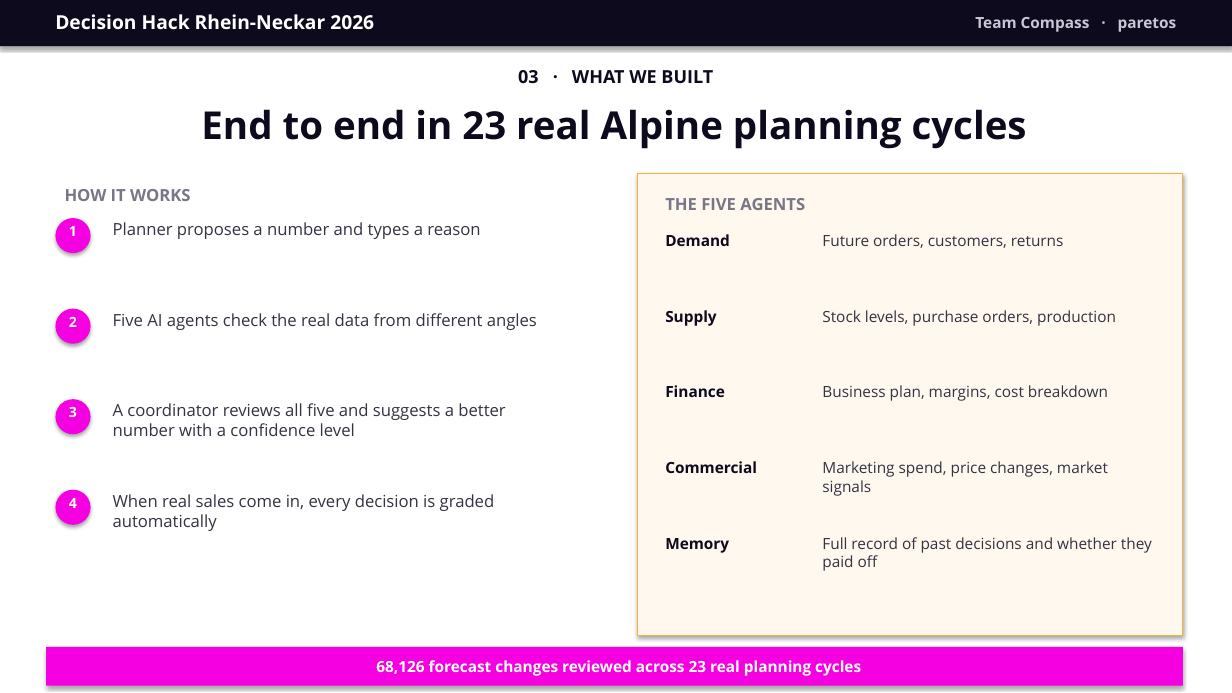
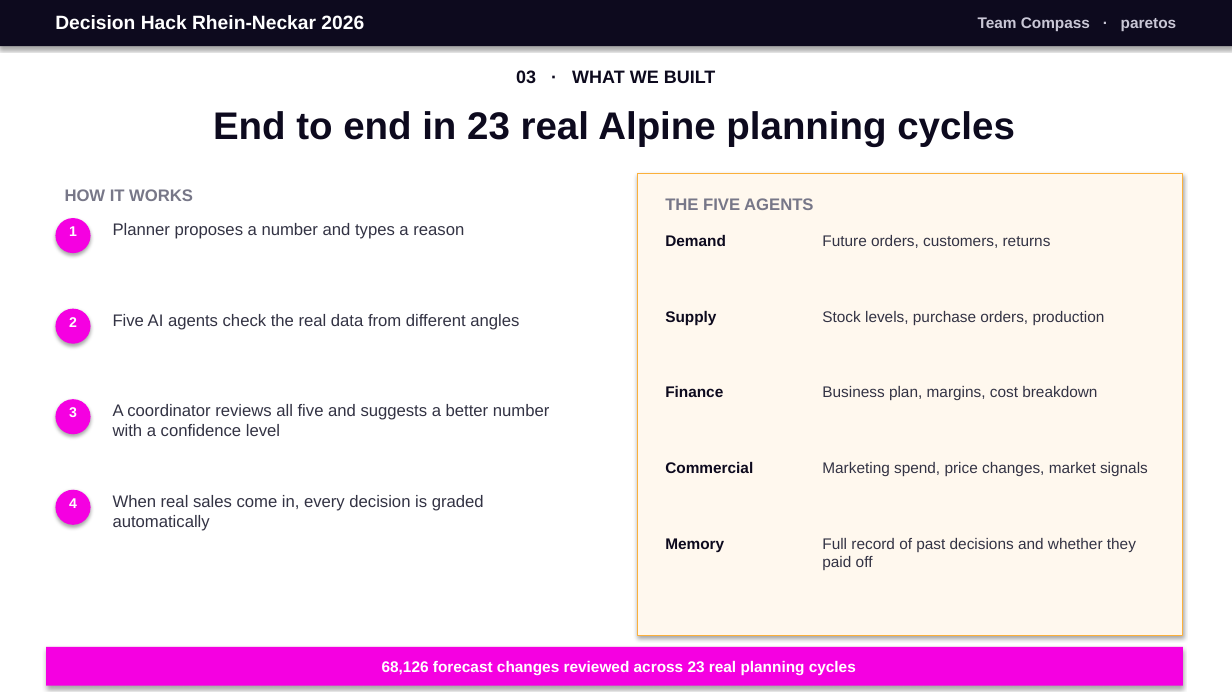
Before and after one commit to Manasi200801/Par-agents, a slide deck: slide 4 of compass-pitch-jig.pptx. Drawn at 1232x693 pixels with LibreOffice and Linux fonts; fonts in the diff are those of the drawing. Boxes give left, top, right and bottom in pixels: in the first picture for what was removed or moved away, otherwise in the second. Text is boxed around its words. In the diff, an @@ line names an element or a change of style, - is before the commit and + after.

```diff
--- a/compass-pitch-jig.pptx
+++ b/compass-pitch-jig.pptx
@@ font Open Sans to Arial in 22 elements at <box>55,15,364,30</box>, <box>978,17,1177,31</box>, <box>516,70,716,83</box>, <box>213,111,1015,146</box>, <box>65,189,193,201</box>, <box>69,226,77,236</box>, <box>113,223,464,239</box>, <box>113,314,519,330</box>, <box>113,404,549,436</box>, <box>113,495,484,531</box>, <box>665,198,813,210</box>, <box>665,235,726,246</box>, <box>822,235,1051,248</box>, <box>665,311,716,325</box>, <box>822,311,1105,325</box>, <box>665,386,723,397</box>, <box>822,386,1097,400</box>, <box>665,462,753,473</box>, <box>822,462,1148,476</box>, <box>665,538,724,552</box>, <box>822,538,1136,570</box>, <box>382,661,856,675</box> @@
```
Also in this commit, not shown: 6 other slides changed.
